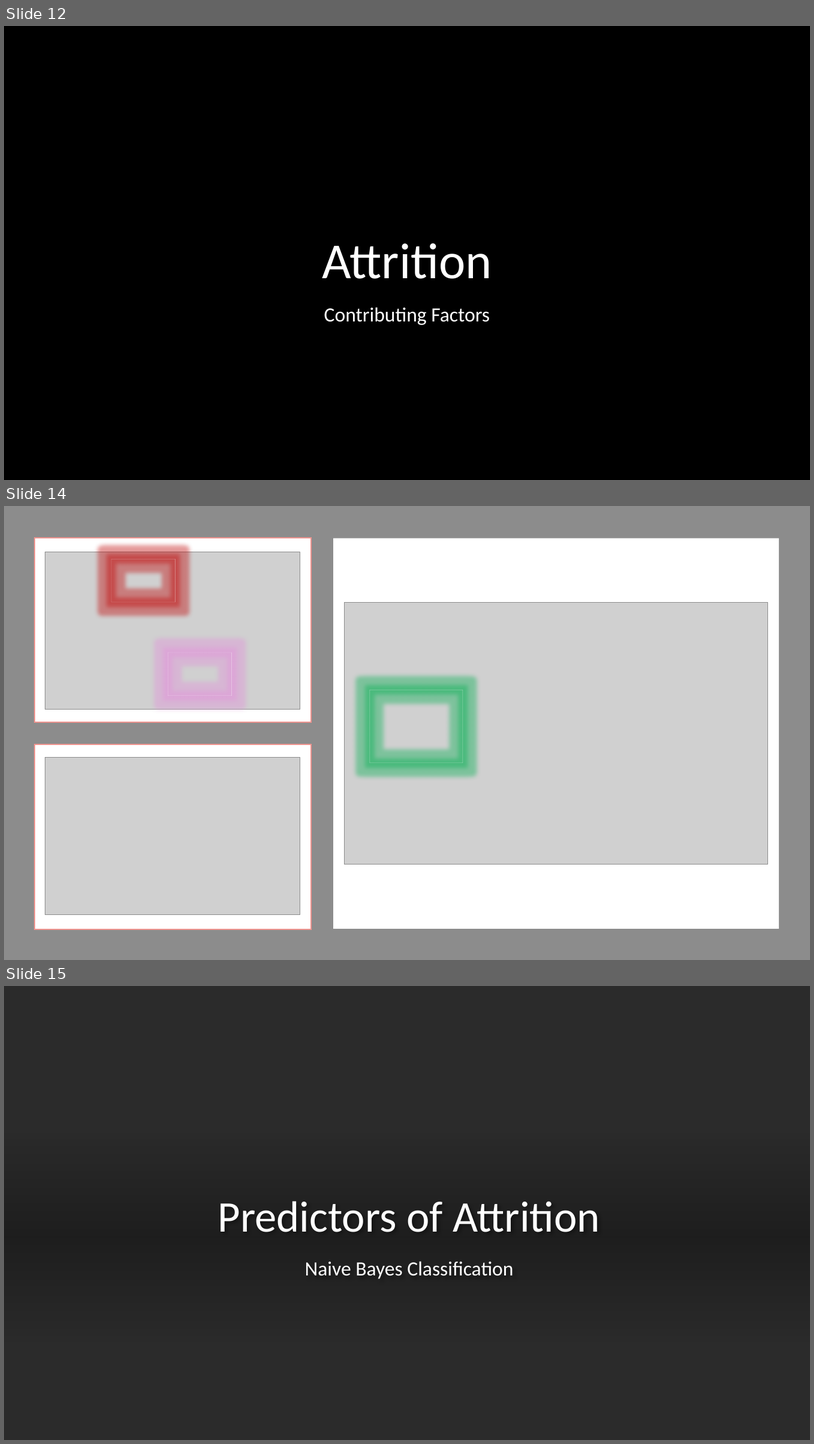
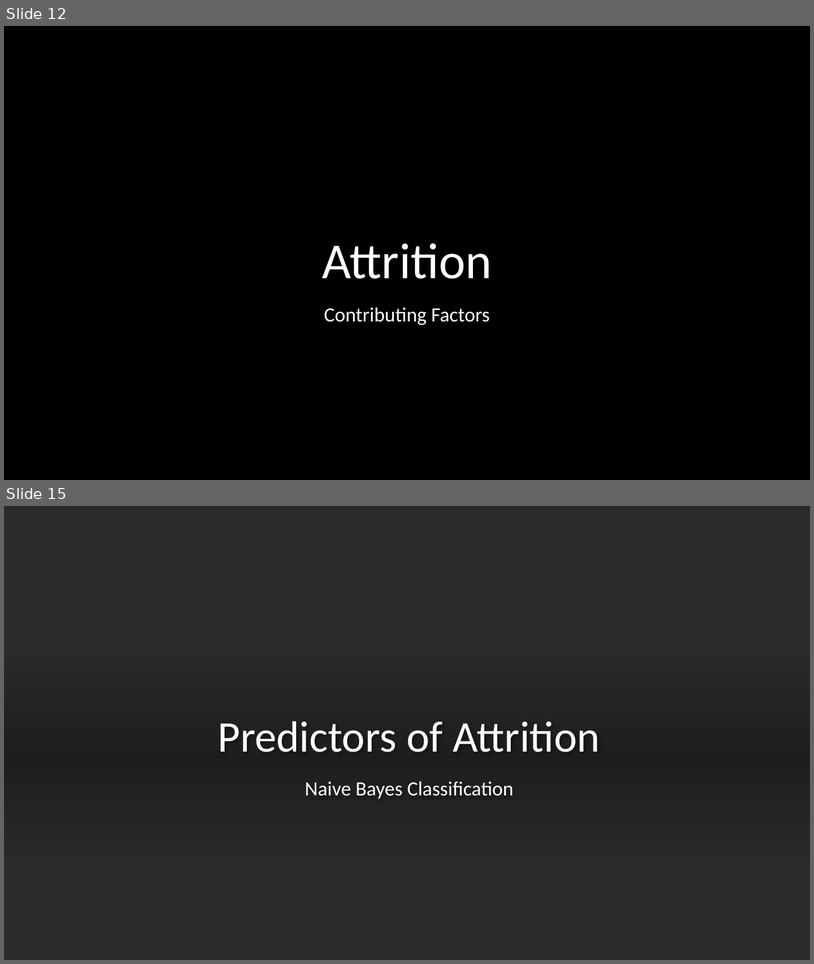
Before and after one commit to jjsmu/CaseStudy2DDS, a slide deck: CaseStudy2.pptx. Shown one above the other, each under a label of ours: slides 12, 14 and 15 before the commit, slides 12 and 15 after it; the slides between them are not shown. The pictures are 814x1444 and 814x964 pixels, drawn with LibreOffice and Linux fonts; fonts in the diff are those of the drawing; grey boxes stand for pictures; background and template pictures are left out; a plain dark background stands for a picture behind light text. Boxes give left, top, right and bottom in pixels: in the first picture for what was removed or moved away, otherwise in the second. Text is boxed around its words. In the diff, an @@ line names an element or a change of style, - is before the commit and + after.

```diff
--- a/CaseStudy2.pptx
+++ b/CaseStudy2.pptx
@@ slide 14 removed at (4,506,810,960), background #FFFFFF @@
@@ rectangle removed at (4,506,810,960) @@
@@ rectangle removed at (34,538,311,723) @@
@@ rectangle removed at (333,538,780,928) @@
@@ picture removed at (45,552,300,709) @@
@@ rectangle removed at (111,559,176,602) @@
@@ picture removed at (345,602,768,864) @@
@@ rectangle removed at (168,652,232,696) @@
@@ rectangle removed at (370,690,463,763) @@
@@ rectangle removed at (34,744,311,929) @@
@@ picture removed at (45,757,300,915) @@
```
Also in this commit, not shown: 4 slides changed, 8 slides added, 7 other slides removed.
